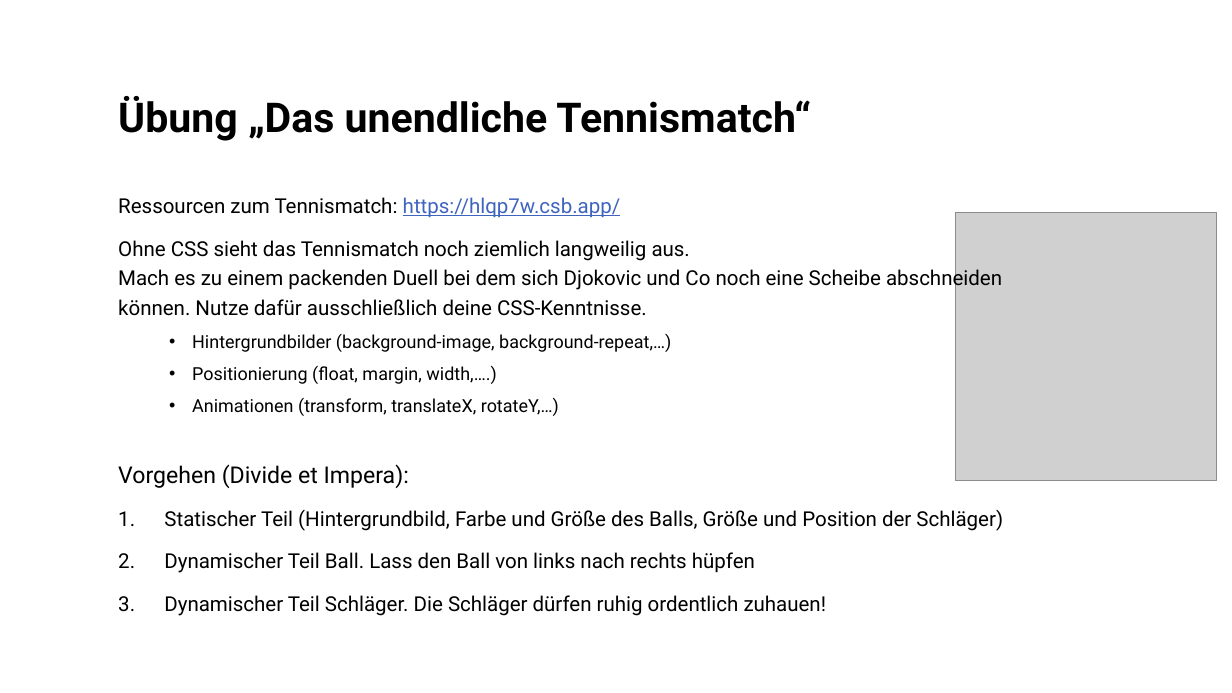
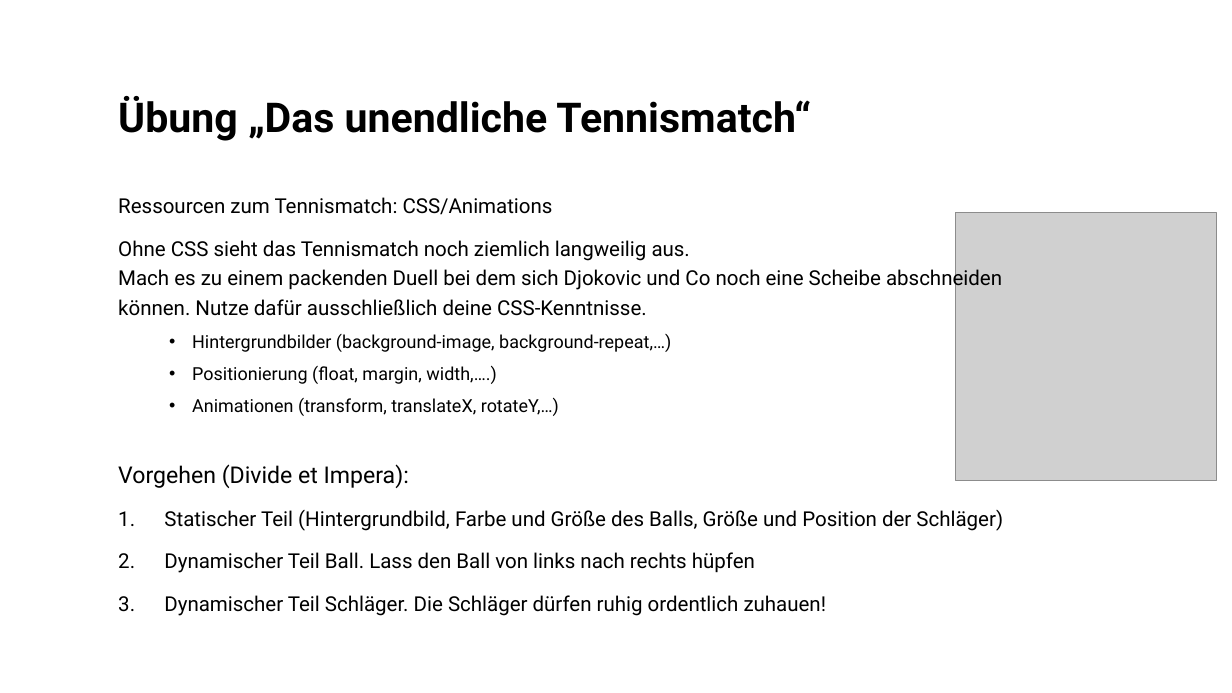
Before and after one commit to kodo89/Webentwicklung_23_24, a slide deck: slide 6 of 3. CSS/Slides/CSS Transformation&Animation.pptx. Drawn at 1232x693 pixels with LibreOffice and Linux fonts; fonts in the diff are those of the drawing; grey boxes stand for pictures; background and template pictures are left out. Boxes give left, top, right and bottom in pixels: in the first picture for what was removed or moved away, otherwise in the second. Text is boxed around its words. In the diff, an @@ line names an element or a change of style, - is before the commit and + after.

```diff
--- a/3. CSS/Slides/CSS Transformation&Animation.pptx
+++ b/3. CSS/Slides/CSS Transformation&Animation.pptx
@@ text at bbox=[118, 197, 553, 215]: text changed @@
-Ressourcen zum Tennismatch: https://hlqp7w.csb.app/
+Ressourcen zum Tennismatch: CSS/Animations
```
Also in this commit, not shown: 21 other files.
